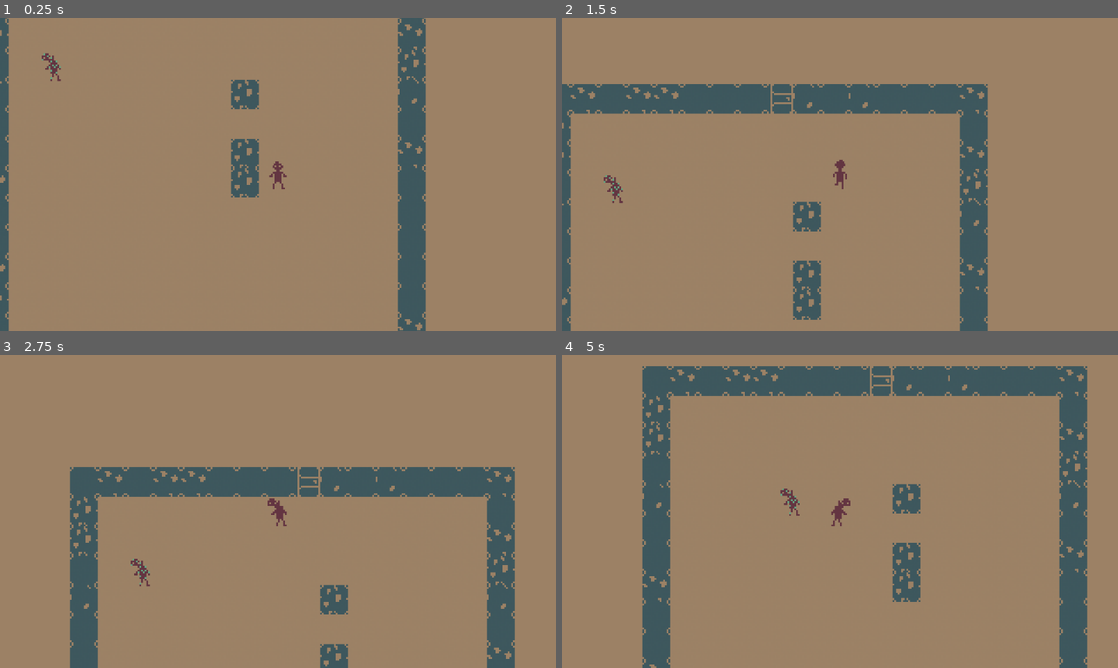
Above: before the commit, frames 1-4 (two rows, left to right).
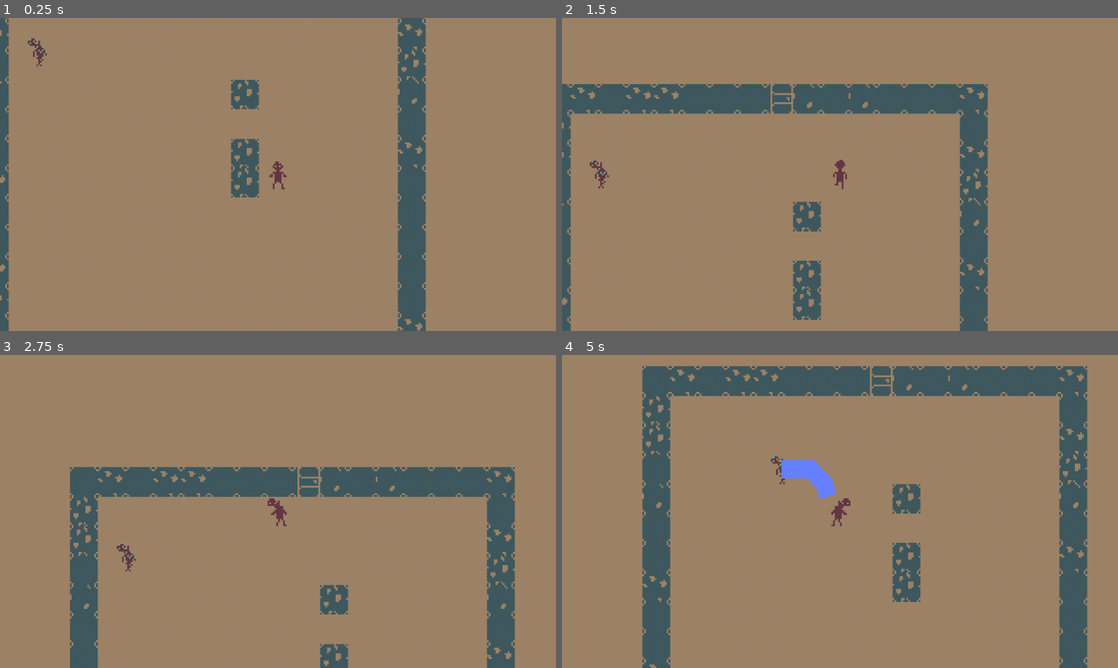
Above: after the commit, the same moments.

Repository: ThomasLandstra/Rougelike
Game: Godot game, scene res://game scene.tscn
Two runs of this game, one before a commit and one after it. Both use one fixed random seed, a clock stepped at 60 frames per second and the inputs below.
Inputs:
- Up to frame 1 (0.25 s): no input
- Up to frame 2 (1.5 s): tap Enter at 0.5 s; hold Shift 0.53-1.28 s; hold Up (ui_up) from 0.53 s (still down); tap Shift at 1.35 s
- Up to frame 3 (2.75 s): release Up (ui_up) at 2.03 s; hold Left (ui_left) from 2.03 s (still down); hold Shift from 2.03 s (still down)
- Up to frame 4 (5 s): release Shift at 2.78 s; tap Shift at 2.85, 4.35 s; release Left (ui_left) at 3.53 s; hold Down (ui_down) 3.53-4.28 s; hold Shift 3.53-4.28 s; hold Right (ui_right) from 4.28 s (still down)

The runs differ from the first frame. In frame 1, 0.3% of the frame differs, in the area x 5-11%, y 6-21%; in frame 2, 0.3%; in frame 3, 0.2%; in frame 4, 0.9%, in the area x 37-50%, y 32-52%.
Error before the commit: Attempt to call function 'is_in_group' in base 'null instance' on a null instance. (res://src/scripts/zombie.gd:39)

Commit message:
Fix pathfinding

Diff:
--- a/game scene.tscn
+++ b/game scene.tscn
@@ -8,9 +8,7 @@
 [node name="Node2D" type="Node2D"]
 script = ExtResource( 3 )
 
-[node name="player" parent="." groups=[
-"player",
-] instance=ExtResource( 2 )]
+[node name="player" parent="." instance=ExtResource( 2 )]
 position = Vector2( 67.0401, 43.4313 )
 z_index = 1
 collision/safe_margin = 0.001
--- a/src/nodes/player.tscn
+++ b/src/nodes/player.tscn
@@ -428,7 +428,9 @@
 "values": [ SubResource( 1 ) ]
 }
 
-[node name="player" type="KinematicBody2D"]
+[node name="player" type="KinematicBody2D" groups=[
+"player",
+]]
 collision_layer = 2
 script = ExtResource( 1 )
 
--- a/src/nodes/zombie.tscn
+++ b/src/nodes/zombie.tscn
@@ -43,7 +43,7 @@
 "times": PoolRealArray( 0 ),
 "transitions": PoolRealArray( 1 ),
 "update": 0,
-"values": [ Vector2( 8.5, 8 ) ]
+"values": [ Vector2( 0.5, 0 ) ]
 }
 tracks/3/type = "value"
 tracks/3/path = NodePath("CollisionShape2D:shape")
@@ -98,7 +98,7 @@
 "times": PoolRealArray( 0 ),
 "transitions": PoolRealArray( 1 ),
 "update": 0,
-"values": [ Vector2( 8, 8 ) ]
+"values": [ Vector2( 0, 0 ) ]
 }
 tracks/3/type = "value"
 tracks/3/path = NodePath("CollisionShape2D:shape")
@@ -161,7 +161,7 @@
 "times": PoolRealArray( 0 ),
 "transitions": PoolRealArray( 1 ),
 "update": 0,
-"values": [ Vector2( 8, 8 ) ]
+"values": [ Vector2( 0, 0 ) ]
 }
 
 [sub_resource type="Animation" id=6]
@@ -201,7 +201,7 @@
 "times": PoolRealArray( 0 ),
 "transitions": PoolRealArray( 1 ),
 "update": 0,
-"values": [ Vector2( 7.5, 8 ) ]
+"values": [ Vector2( -0.5, 0 ) ]
 }
 tracks/3/type = "value"
 tracks/3/path = NodePath("CollisionShape2D:shape")
@@ -254,7 +254,7 @@
 "times": PoolRealArray( 0 ),
 "transitions": PoolRealArray( 1 ),
 "update": 0,
-"values": [ Vector2( 8.5, 8 ) ]
+"values": [ Vector2( 0.5, 0 ) ]
 }
 tracks/3/type = "value"
 tracks/3/path = NodePath("CollisionShape2D:shape")
@@ -307,7 +307,7 @@
 "times": PoolRealArray( 0 ),
 "transitions": PoolRealArray( 1 ),
 "update": 0,
-"values": [ Vector2( 8, 8 ) ]
+"values": [ Vector2( 0, 0 ) ]
 }
 tracks/3/type = "value"
 tracks/3/path = NodePath("CollisionShape2D:shape")
@@ -360,7 +360,7 @@
 "times": PoolRealArray( 0 ),
 "transitions": PoolRealArray( 1 ),
 "update": 0,
-"values": [ Vector2( 8, 8 ) ]
+"values": [ Vector2( 0, 0 ) ]
 }
 tracks/3/type = "value"
 tracks/3/path = NodePath("CollisionShape2D:shape")
@@ -413,7 +413,7 @@
 "times": PoolRealArray( 0 ),
 "transitions": PoolRealArray( 1 ),
 "update": 0,
-"values": [ Vector2( 7.5, 8 ) ]
+"values": [ Vector2( -0.5, 0 ) ]
 }
 tracks/3/type = "value"
 tracks/3/path = NodePath("CollisionShape2D:shape")
@@ -435,12 +435,13 @@
 script = ExtResource( 1 )
 
 [node name="body" type="Sprite" parent="."]
+position = Vector2( -8, -8 )
 scale = Vector2( 0.5, 0.5 )
 texture = ExtResource( 2 )
 centered = false
 hframes = 6
 vframes = 7
-frame = 18
+frame = 21
 
 [node name="AnimationPlayer" type="AnimationPlayer" parent="."]
 anims/Idle_East = SubResource( 2 )
@@ -453,13 +454,15 @@
 anims/Run_West = SubResource( 10 )
 
 [node name="CollisionShape2D" type="CollisionShape2D" parent="."]
-position = Vector2( 7.5, 8 )
+position = Vector2( -0.5, 0 )
 shape = SubResource( 1 )
 
+[node name="sight" type="RayCast2D" parent="."]
+show_behind_parent = true
+enabled = true
+cast_to = Vector2( 100, 0 )
+collision_mask = 3
+
 [node name="Line2D" type="Line2D" parent="."]
-width = 2.0
-
-[node name="sight" type="RayCast2D" parent="."]
-enabled = true
-cast_to = Vector2( 80, 0 )
-collision_mask = 3
+light_mask = 4
+points = PoolVector2Array( 188.343, 19.7491 )
--- a/src/scripts/zombie.gd
+++ b/src/scripts/zombie.gd
@@ -1,55 +1,64 @@
 extends KinematicBody2D
 
+const MAX_SPEED: int = 48
+var velocity: Vector2 = Vector2.ZERO
 
-# Variables
-var movement: Vector2 = Vector2.ZERO
-var direction: String = "South"
-var last_direction: String = ""
-const MAX_SPEED: int = 48
-
-var path: Array = []
-var level_navigation: Navigation2D
+var path: Array = []	# Contains destination positions
+var levelNavigation: Navigation2D = null
 var player = null
-var player_spotted: bool = false
-var enemies: Array
+var last_pos: Vector2
+var spotted: bool = false
 
 onready var line2d = $Line2D
-onready var sight = $sight
+onready var los = $sight
 
-# Called when the node enters the scene tree for the first time.
+
 func _ready():
 	yield(get_tree(), "idle_frame")
 	var tree = get_tree()
-	level_navigation = tree.get_nodes_in_group("level_navigation")[0]
-	player = tree.get_nodes_in_group("player")[0]
-	enemies = tree.get_nodes_in_group("enemies")
+	if tree.has_group("level_navigation"):
+		levelNavigation = tree.get_nodes_in_group("level_navigation")[0]
+	if tree.has_group("player"):
+		player = tree.get_nodes_in_group("player")[0]
 
-# Called every frame
-func _physics_process(_delta):
+func _physics_process(delta):
 	line2d.global_position = Vector2.ZERO
-	if player and level_navigation:
-		check_player_detection()
-		if player_spotted:
-			navigate()
+	if player:
+		spotted = check_player_in_detection()
+		if spotted:
+			generate_path()
+		navigate(delta)
 	move()
 
-func check_player_detection():
-	sight.look_at(player.global_position)
-	var collider = sight.get_collider()
-	if collider.is_in_group("player"):
-		player_spotted = true
-	else:
-		player_spotted = false
+func navigate(delta):	# Define the next position to go to
+	if path.size() > 0 and spotted:
+		velocity = global_position.direction_to(path[1]) * MAX_SPEED * (delta + 1)
 
-func navigate():
-	movement = global_position.direction_to(player.global_position) * MAX_SPEED
-	var collider
-	for x in enemies:
-		sight.look_at(x)
-		collider = sight.get_collider()
-		if collider.is_in_group("enemies"):
-			pass
+		# If reached the destination, remove this point from path array
+		if global_position == path[0]:
+			path.pop_front()
+	elif path.size() > 1:
+		velocity = global_position.direction_to(path[1]) * MAX_SPEED * (delta + 1)
+
+		# If reached the destination, remove this point from path array
+		if global_position.distance_to(path[0]) < 13:
+			path.pop_front()
+	else: velocity = Vector2.ZERO
+
+func generate_path():	# It's obvious
+	if levelNavigation != null and player != null:
+		path = levelNavigation.get_simple_path(global_position, player.global_position, false)
+		line2d.points = path
 
 
+func check_player_in_detection() -> bool:
+	los.look_at(player.global_position)
+	var collider = los.get_collider()
+	if collider and collider.is_in_group("player"):
+		return true
+	else:
+		return false
+	return false
+
 func move():
-	move_and_slide(movement)
+	velocity = move_and_slide(velocity)
Not shown, changed: .mono/assemblies/Debug/GodotSharp.xml
Not shown, changed: .mono/assemblies/Debug/api_hash_cache.cfg
Not shown: 2 places in src/tilemap.tres that only renumber resources
Not shown, changed: .mono/assemblies/Debug/GodotSharp.dll
Not shown, changed: .mono/assemblies/Debug/GodotSharp.pdb
Not shown, changed: .mono/assemblies/Debug/GodotSharpEditor.dll
Not shown, changed: .mono/assemblies/Debug/GodotSharpEditor.pdb
